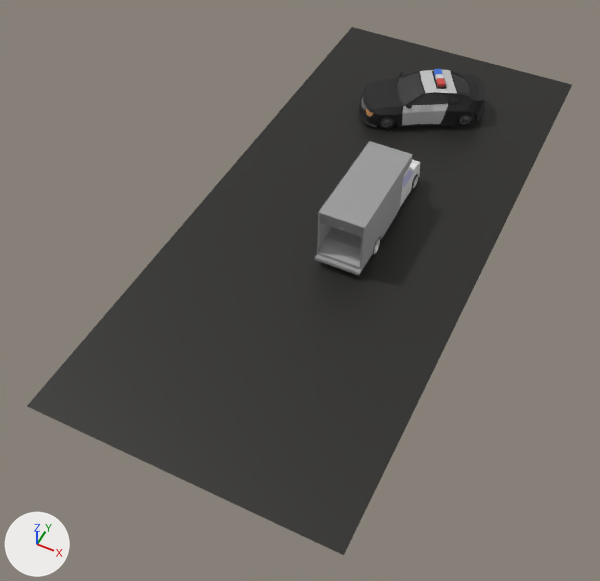
The Blender file Assets/Models/MiScusiModels/NewYork/Jackstuff/its a van2.blend as it was, and as the next commit left it.
One viewpoint serves both versions: a camera (50 mm lens) standing at (5.44, -14.89, 14.98) and looking at (-0.88, -2.24, -0.84). The lights are fixed; the arrows at lower left show +X, +Y and +Z.
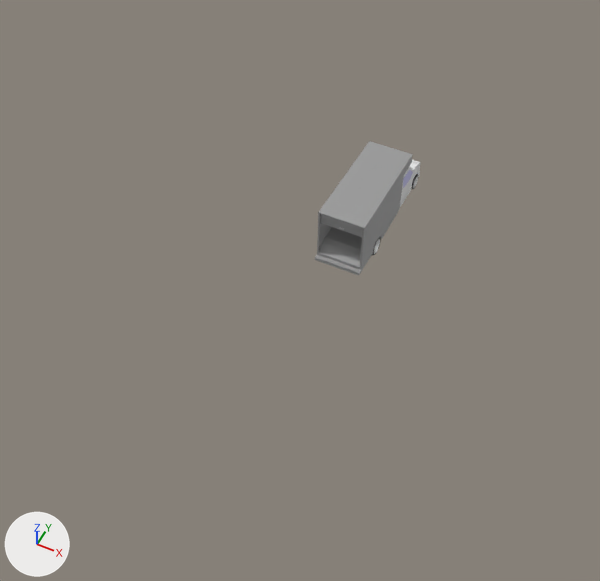
The change, as a list of edits to the scene's bpy script:
```text
Remove ob_cube_001:
    ob_cube_001 = bpy.data.objects.new('Cube.001', me_cop_cube_001)
    ob_cube_001.location = (-0.51, 5.1, 0.0)
    ob_cube_001.rotation_euler = (1.571, 0.0, -1.052)  # degrees (90, 0, -60)
Remove ob_plane_002:
    ob_plane_002 = bpy.data.objects.new('Plane.002', me_plane_002)
    ob_plane_002.location = (-0.57, 0.0, 0.0)
    ob_plane_002.scale = (3.74, 8.51, 8.51)
```

Location of each change, (x1, y1, x2, y2) in pixels of the pictures (600 x 581 px):
'Plane.002', deleted (black)
    before: (27, 27, 572, 555)
'Cube.001', deleted
    before: (359, 69, 485, 129)
    faces in mat_black_015 (black #1b1b1b): (359, 70, 485, 129)
    faces in mat_white_002 (light grey #c3c3c3): (402, 70, 457, 125)
    faces in mat_windows (black #2f2f2f): (397, 72, 470, 105)
    faces in mat_grey_010 (grey #707070): (361, 97, 472, 127)
